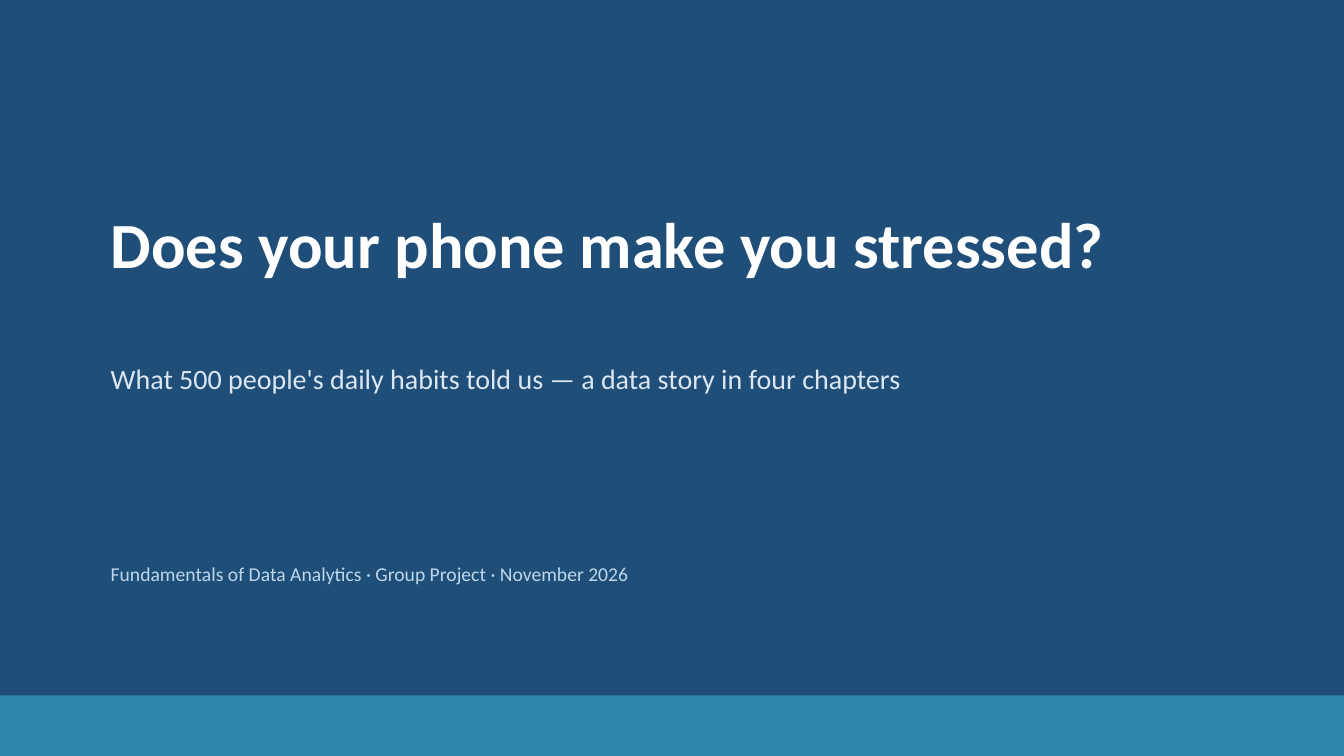
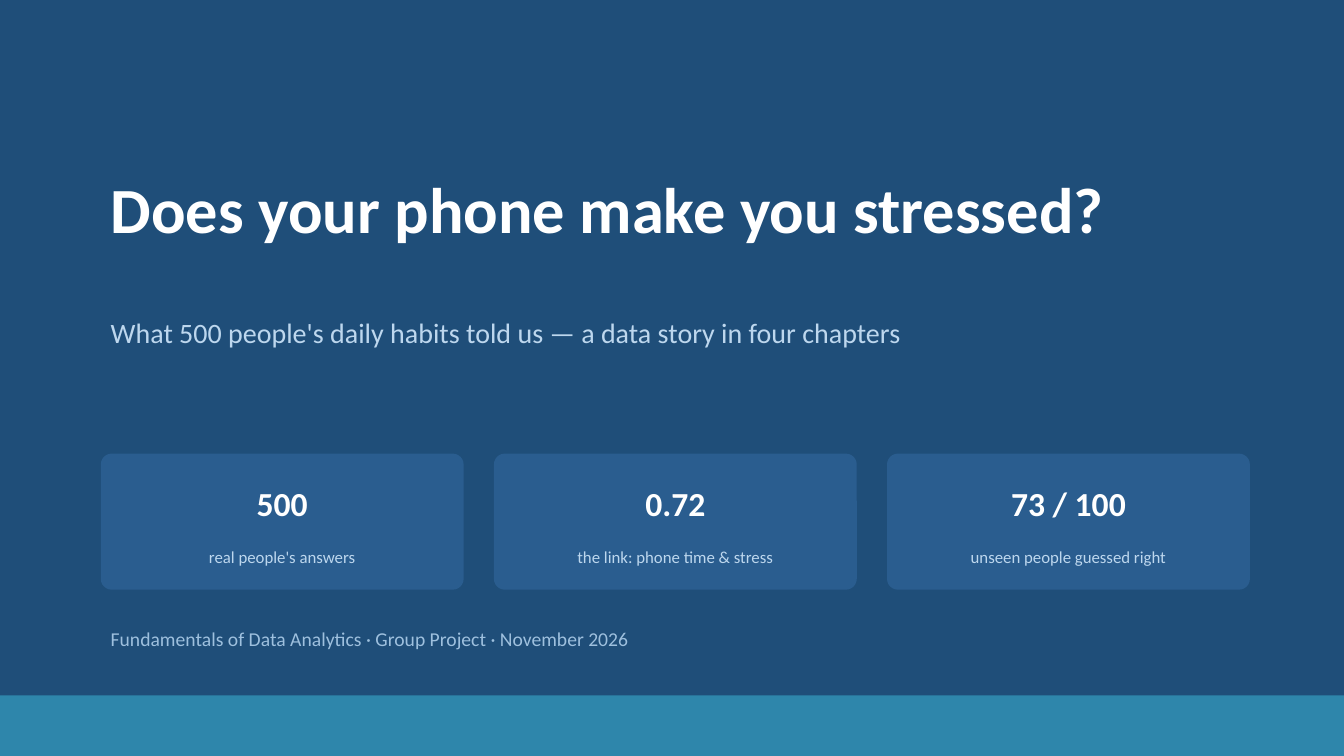
Before and after one commit to jaismine19/social-media-stress-analysis, a slide deck: slide 1 of presentation/Social_Media_Stress_Presentation.pptx. Drawn at 1344x756 pixels with LibreOffice and Linux fonts; fonts in the diff are those of the drawing. Boxes give left, top, right and bottom in pixels: in the first picture for what was removed or moved away, otherwise in the second. Text is boxed around its words. In the diff, an @@ line names an element or a change of style, - is before the commit and + after.

```diff
--- a/presentation/Social_Media_Stress_Presentation.pptx
+++ b/presentation/Social_Media_Stress_Presentation.pptx
@@ text "Does your phone make you ...": place and size @@
-text "Does your phone make you ..." at [111, 222, 1104, 278]
+text "Does your phone make you ..." at [111, 187, 1104, 243]
@@ text "What 500 people's daily habits ...": place and size @@
-text "What 500 people's daily habits ..." at [111, 369, 900, 394]
+text "What 500 people's daily habits ..." at [111, 323, 900, 348]
@@ text "What 500 people's daily habits ..." at [111, 323, 900, 348]: text colour #DCE6F1 to #BDD7EE @@
@@ rounded rectangle added at [101, 454, 464, 590], fill #2A5D8F @@
@@ rounded rectangle added at [494, 454, 857, 590], fill #2A5D8F @@
@@ rounded rectangle added at [887, 454, 1250, 590], fill #2A5D8F @@
@@ text added at [257, 494, 308, 517], 24 pt, text #FFFFFF, bold @@
+500
@@ text added at [645, 494, 705, 517], 24 pt, text #FFFFFF, bold @@
+0.72
@@ text added at [1011, 494, 1126, 517], 24 pt, text #FFFFFF, bold @@
+73 / 100
@@ text added at [209, 551, 356, 566], 12 pt, text #BDD7EE @@
+real people's answers
@@ text added at [577, 551, 773, 566], 12 pt, text #BDD7EE @@
+the link: phone time & stress
@@ text added at [971, 551, 1166, 566], 12 pt, text #BDD7EE @@
+unseen people guessed right
@@ text "Fundamentals of Data Analytics · ...": place and size @@
-text "Fundamentals of Data Analytics · ..." at [111, 567, 628, 585]
+text "Fundamentals of Data Analytics · ..." at [111, 632, 628, 649]
@@ text "Fundamentals of Data Analytics · ..." at [111, 632, 628, 649]: text colour #BDD7EE to #9EC0DE @@
```
Also in this commit, not shown: 15 other slides changed.
